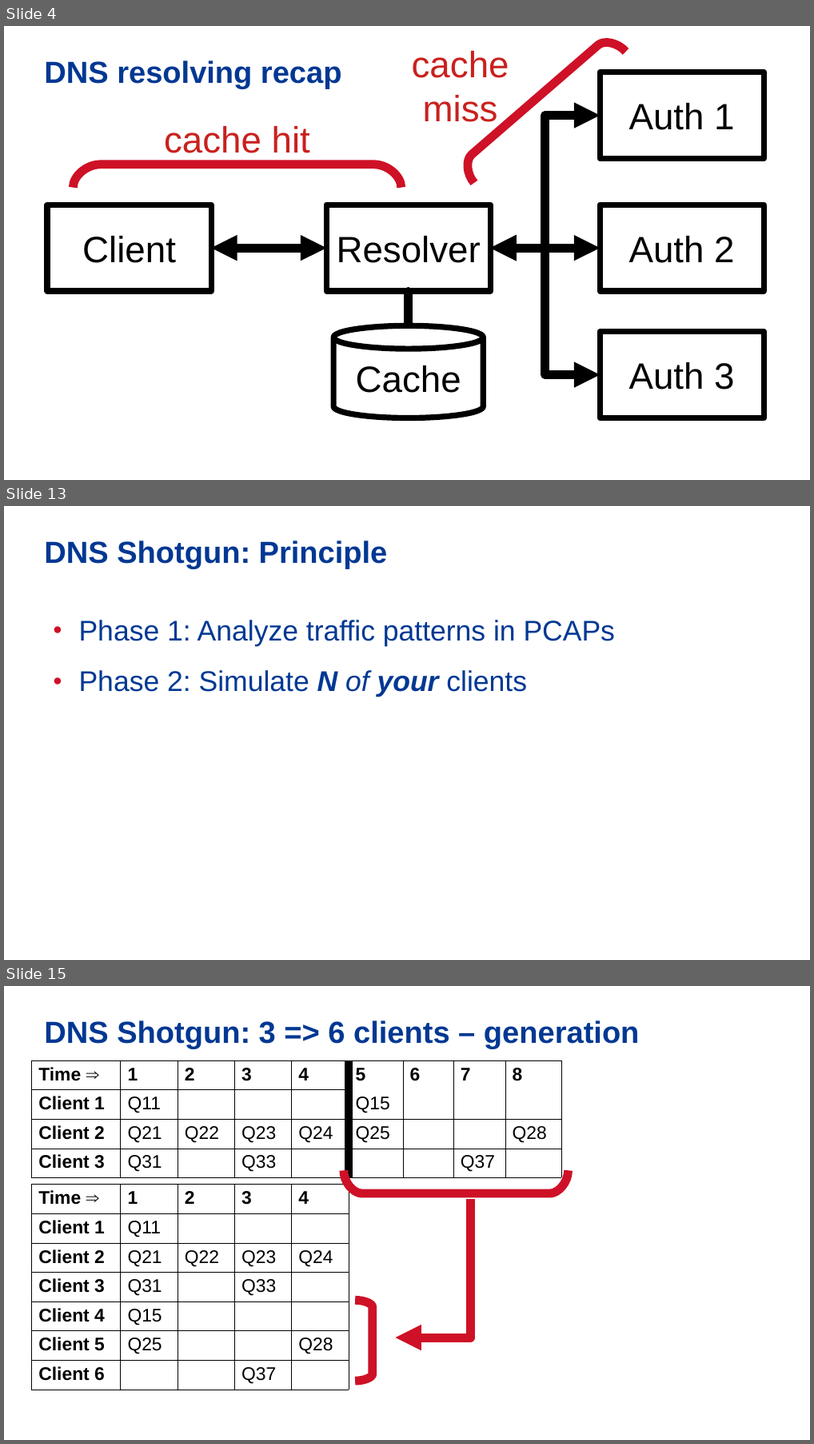
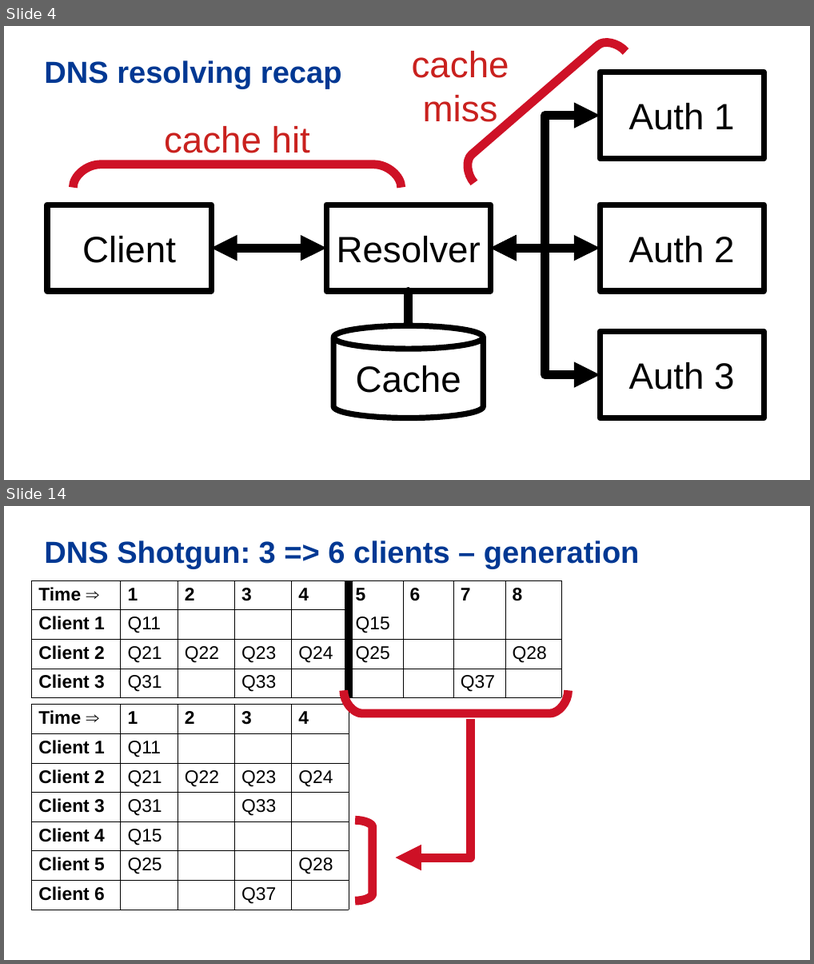
Before and after one commit to vcunat/nic-slides, a slide deck: 19-bench/benchmarking.odp. Shown one above the other, each under a label of ours: slides 4, 13 and 15 before the commit, slides 4 and 14 after it; the slides between them are not shown. The pictures are 814x1444 and 814x964 pixels, drawn with LibreOffice and Linux fonts; fonts in the diff are those of the drawing; background and template pictures are left out. Boxes give left, top, right and bottom in pixels: in the first picture for what was removed or moved away, otherwise in the second. Text is boxed around its words. In the diff, an @@ line names an element or a change of style, - is before the commit and + after.

```diff
--- a/19-bench/benchmarking.odp
+++ b/19-bench/benchmarking.odp
@@ slide 13 removed at [4,506,810,960], background #FFFFFF @@
@@ title removed at [44,540,388,569] @@
-DNS Shotgun: Principle
@@ text removed at [79,620,615,696] @@
-● Phase 1: Analyze traffic patterns in PCAPs
-● Phase 2: Simulate N of your clients
@@ what was slide 15 is now slide 14 @@
```
Also in this commit, not shown: 18 slides changed.
